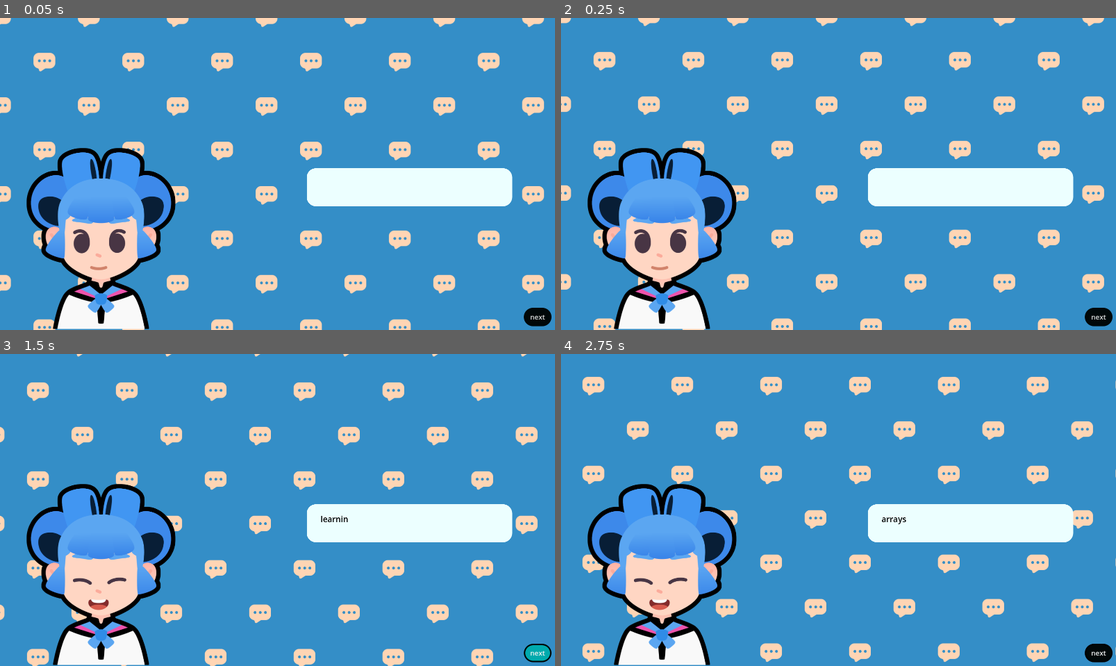
Above: before the commit, frames 1-4 (two rows, left to right).
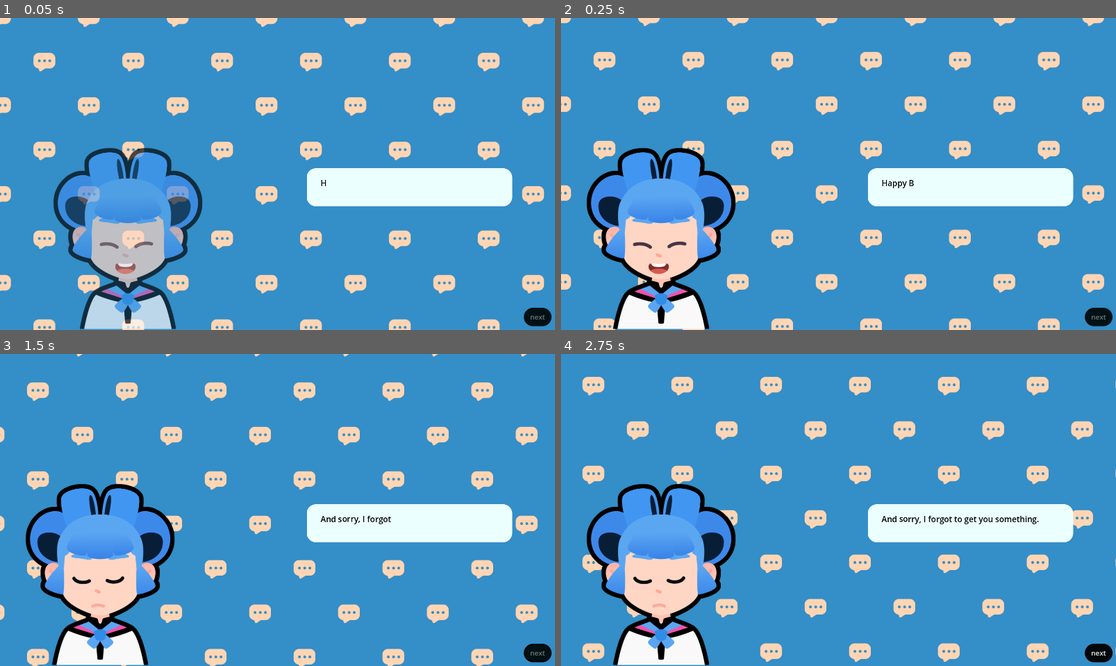
Above: after the commit, the same moments.

Repository: sserenitea/M7-Telling-a-Story
Game: Godot game, scene res://lessons/dialogue.tscn
The game is run twice, just before and just after one commit, with the same random seed, the same clock (stepped at 60 frames per second) and the same inputs. The project has no main scene, so this scene is started directly. Sound files missing from this copy of the repository are replaced by a short silence.
Inputs (mouse positions are in pixels of both pictures, inside the frame that each line leads up to):
- Up to frame 1 (0.05 s): no input
- Up to frame 2 (0.25 s): no input
- Up to frame 3 (1.5 s): click (538, 653) at 0.5 s, where only the run before the commit has a clickable "next"; click (538, 653) at 1.25 s, where only the run before the commit has a clickable "next"
- Up to frame 4 (2.75 s): tap Enter at 2 s; move the mouse to (960, 494) at 2.02 s; hold D (move_right) from 2.03 s (still down); tap Z at 2.1 s; click (960, 494) at 2.17 s; tap Space at 2.27 s

The runs differ from the first frame. In frame 1, 11% of the frame differs, in the area x 4-99%, y 41-100%; in frame 2, 1.7%; in frame 3, 1.8%; in frame 4, 1.7%.

Commit message:
L10-L14 done, forgot to commit individually

Diff:
--- a/M07.telling_a_story_workbook/lessons/dialogue.gd
+++ b/M07.telling_a_story_workbook/lessons/dialogue.gd
@@ -13,49 +13,70 @@
 	"sad": preload("res://assets/emotion_sad.png")
 }
 
+var bodies := {
+	"sophia": preload ("res://assets/sophia.png"),
+	"pink": preload ("res://assets/pink.png")
+}
+
 var dialogue_items :Array[Dictionary]= [
 	{
-		"expression": expressions["regular"],
-		"text": "i"
+		"expression": expressions["happy"],
+		"text": "Happy Birthday!!",
+		"character": bodies["sophia"],
 	},
 	{
 		"expression": expressions["sad"],
-		"text": "am?"
+		"text": "And [shake]sorry,[/shake] I forgot to get you something.",
+		"character": bodies["sophia"],
+	},
+	{
+		"expression": expressions["regular"],
+		"text": "It's [wave]okay![/wave] Just buy me some tea later!",
+		"character": bodies["pink"],
+	},
+	{
+		"expression": expressions["sad"],
+		"text": "Are you sure?",
+		"character": bodies["sophia"],
 	},
 	{
 		"expression": expressions["happy"],
-		"text": "learning!"
-	},
-	{
-		"expression": expressions["regular"],
-		"text": "about"
+		"text": "Yea!",
+		"character": bodies["pink"],
 	},
 	{
 		"expression": expressions["happy"],
-		"text": "arrays!"
+		"text": "Okay!",
+		"character": bodies["sophia"],
 	},
 ]
 
 var current_item_index := 0
 
+func _ready() -> void:
+	show_text()
+	next_button.pressed.connect(advance)
+
 func show_text() -> void:
 	var current_item := dialogue_items[current_item_index]
 	rich_text_label.text = current_item["text"]
 	expression.texture = current_item["expression"]
-	rich_text_label.visible_ratio = 0
+	body.texture = current_item["character"]
+	rich_text_label.visible_ratio = 0.0
 	var tween := create_tween()
-	var text_appearing_duration := 1.2
-	tween.tween_property(rich_text_label, "visible_ratio", 1, text_appearing_duration)
+	var text_appearing_duration: float = current_item["text"].length() / 30.0
+	tween.tween_property(rich_text_label, "visible_ratio", 1.0, text_appearing_duration)
 	var sound_max_offset := audio_stream_player.stream.get_length() - text_appearing_duration
 	var sound_start_position := randf() * sound_max_offset
 	audio_stream_player.play(sound_start_position)
 	tween.finished.connect(audio_stream_player.stop)
 
+	slide_in()
 
-func _ready() -> void:
-	show_text()
-	next_button.pressed.connect(advance)
-
+	next_button.disabled = true
+	tween.finished.connect(func() -> void:
+		next_button.disabled = false
+	)
 
 func advance() -> void:
 	current_item_index += 1
@@ -63,3 +84,13 @@
 		get_tree().quit()
 	else:
 		show_text()
+
+
+func slide_in() -> void:
+	var tween := create_tween()
+	tween.set_trans(Tween.TRANS_QUART)
+	tween.set_ease(Tween.EASE_OUT)
+	body.position.x = 200.0
+	tween.tween_property(body, "position:x", 0.0, 0.3)
+	body.modulate.a = 0.0
+	tween.parallel().tween_property(body, "modulate:a", 1.0, 0.2)
--- a/M07.telling_a_story_workbook/lessons/dialogue.tscn
+++ b/M07.telling_a_story_workbook/lessons/dialogue.tscn
@@ -14,6 +14,12 @@
 shader_parameter/bg_color = Color(0.20392157, 0.5568628, 0.78039217, 1)
 shader_parameter/pattern_color = Color(1, 0.8358228, 0.7077528, 1)
 shader_parameter/pattern_size = 256.0
+
+[sub_resource type="InputEventAction" id="InputEventAction_nggfo"]
+action = &"advance_text"
+
+[sub_resource type="Shortcut" id="Shortcut_rduj4"]
+events = [SubResource("InputEventAction_nggfo")]
 
 [node name="Dialogue" type="Control"]
 layout_mode = 3
@@ -80,6 +86,7 @@
 grow_horizontal = 2
 grow_vertical = 2
 theme_override_font_sizes/normal_font_size = 28
+bbcode_enabled = true
 text = "(my non existent cat walked on my keyboard)"
 fit_content = true
 
@@ -97,6 +104,7 @@
 offset_bottom = -13.0
 grow_horizontal = 0
 grow_vertical = 0
+shortcut = SubResource("Shortcut_rduj4")
 text = "next"
 
 [node name="AudioStreamPlayer" type="AudioStreamPlayer" parent="."]
--- a/M07.telling_a_story_workbook/project.godot
+++ b/M07.telling_a_story_workbook/project.godot
@@ -78,6 +78,12 @@
 "events": [Object(InputEventMouseButton,"resource_local_to_scene":false,"resource_name":"","device":-1,"window_id":0,"a …(259 unchanged characters)…
 ]
 }
+advance_text={
+"deadzone": 0.2,
+"events": [Object(InputEventKey,"resource_local_to_scene":false,"resource_name":"","device":-1,"window_id":0,"alt_pressed":false,"shift_pressed":false,"ctrl_pressed":false,"meta_pressed":false,"pressed":false,"keycode":0,"physical_keycode":4194309,"key_label":0,"unicode":0,"location":0,"echo":false,"script":null)
+, Object(InputEventKey,"resource_local_to_scene":false,"resource_name":"","device":-1,"window_id":0,"alt_pressed":false,"shift_pressed":false,"ctrl_pressed":false,"meta_pressed":false,"pressed":false,"keycode":0,"physical_keycode":32,"key_label":0,"unicode":32,"location":0,"echo":false,"script":null)
+]
+}
 
 [rendering]
 
Not shown: 1 places in M07.telling_a_story_workbook/lessons/dialogue.tscn that only renumber resources
